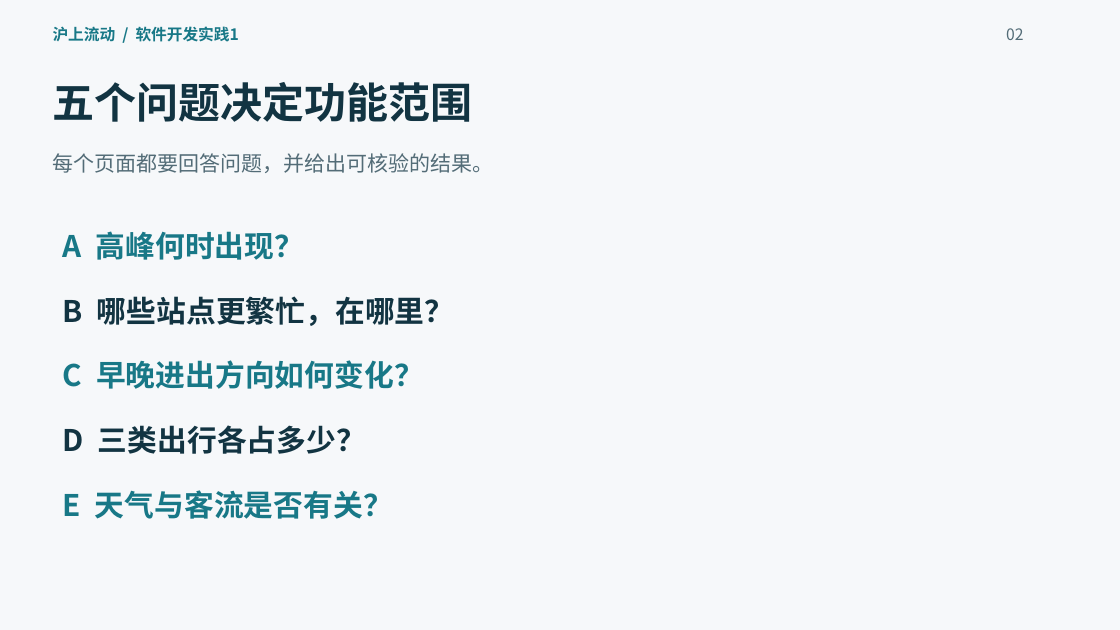
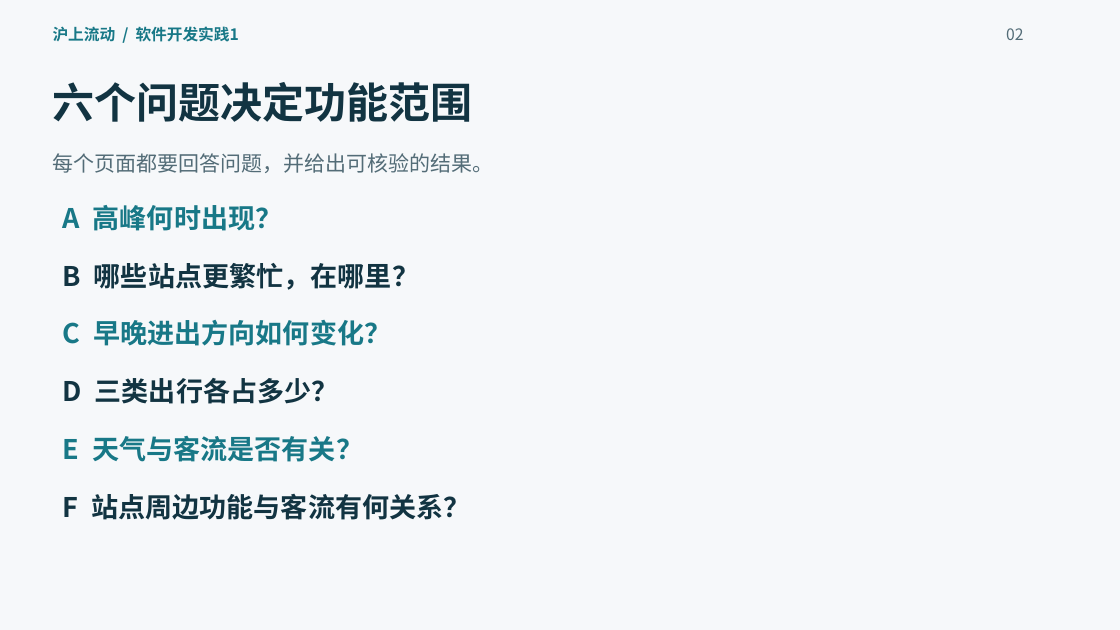
Before and after one commit to bult-0509/WA1, a slide deck: slide 2 of docs/deliverables/答辩PPT.pptx. Drawn at 1120x630 pixels with LibreOffice and Linux fonts; fonts in the diff are those of the drawing. Boxes give left, top, right and bottom in pixels: in the first picture for what was removed or moved away, otherwise in the second. Text is boxed around its words. In the diff, an @@ line names an element or a change of style, - is before the commit and + after.

```diff
--- a/docs/deliverables/答辩PPT.pptx
+++ b/docs/deliverables/答辩PPT.pptx
@@ text at <box>52,82,472,122</box>: text changed @@
-五个问题决定功能范围
+六个问题决定功能范围
@@ text "A 高峰何时出现？": place and size @@
-text "A 高峰何时出现？" at <box>63,231,305,260</box>
+text "A 高峰何时出现？" at <box>63,205,283,231</box>
@@ text "B 哪些站点更繁忙，在哪里？": place and size @@
-text "B 哪些站点更繁忙，在哪里？" at <box>63,296,455,326</box>
+text "B 哪些站点更繁忙，在哪里？" at <box>63,263,419,290</box>
@@ text "C 早晚进出方向如何变化？": place and size @@
-text "C 早晚进出方向如何变化？" at <box>63,360,424,389</box>
+text "C 早晚进出方向如何变化？" at <box>63,320,391,346</box>
@@ text "D 三类出行各占多少？": place and size @@
-text "D 三类出行各占多少？" at <box>63,425,366,454</box>
+text "D 三类出行各占多少？" at <box>63,378,339,404</box>
@@ size 25.5 to 23.2 pt in 5 elements at <box>63,205,283,231</box>, <box>63,263,419,290</box>, <box>63,320,391,346</box>, <box>63,378,339,404</box>, <box>63,436,363,462</box> @@
@@ text "E 天气与客流是否有关？": place and size @@
-text "E 天气与客流是否有关？" at <box>63,490,393,519</box>
+text "E 天气与客流是否有关？" at <box>63,436,363,462</box>
@@ text added at <box>63,494,471,520</box>, 23.2 pt, text #123442, bold @@
+F 站点周边功能与客流有何关系？
```
Also in this commit, not shown: 5 other slides changed, 1 slide added, 25 other files.
